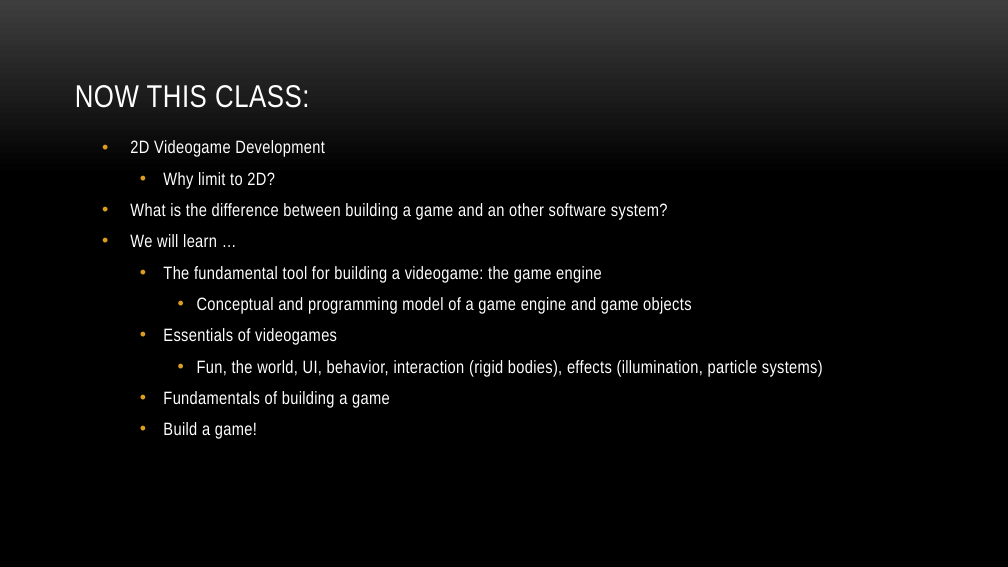
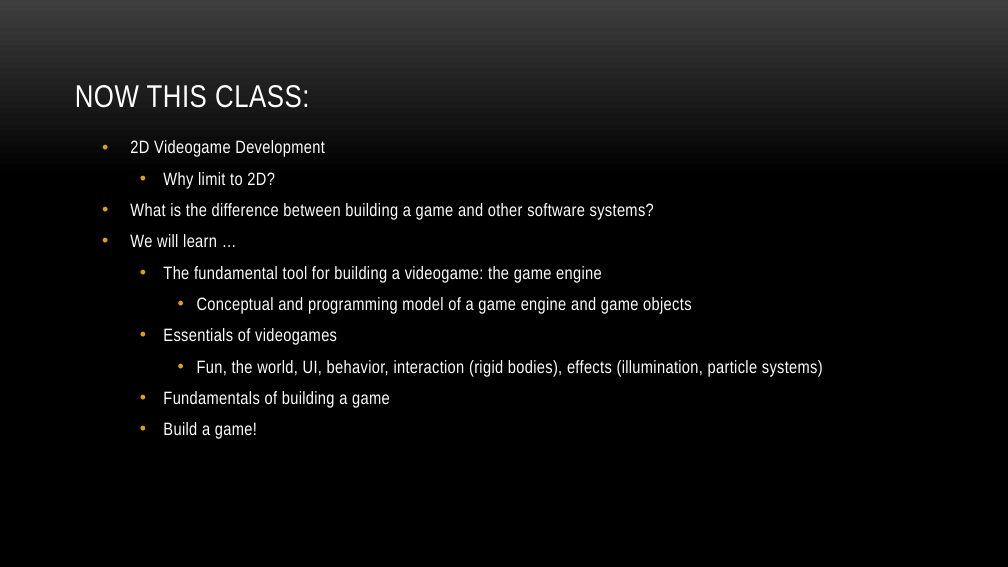
Before and after one commit to myuwbclasses/IntroGameDevelopment, a slide deck: slide 11 of PPT/Intro.pptx (slide 9 before the commit). Drawn at 1008x567 pixels with LibreOffice and Linux fonts; fonts in the diff are those of the drawing; background and template pictures are left out. Boxes give left, top, right and bottom in pixels: in the first picture for what was removed or moved away, otherwise in the second. Text is boxed around its words. In the diff, an @@ line names an element or a change of style, - is before the commit and + after.

```diff
--- a/PPT/Intro.pptx
+++ b/PPT/Intro.pptx
@@ text at [130, 203, 654, 220]: text changed @@
-• What is the difference between building a game and an other software system?
+• What is the difference between building a game and other software systems?
```
Also in this commit, not shown: 6 other slides changed, 2 slides added.
